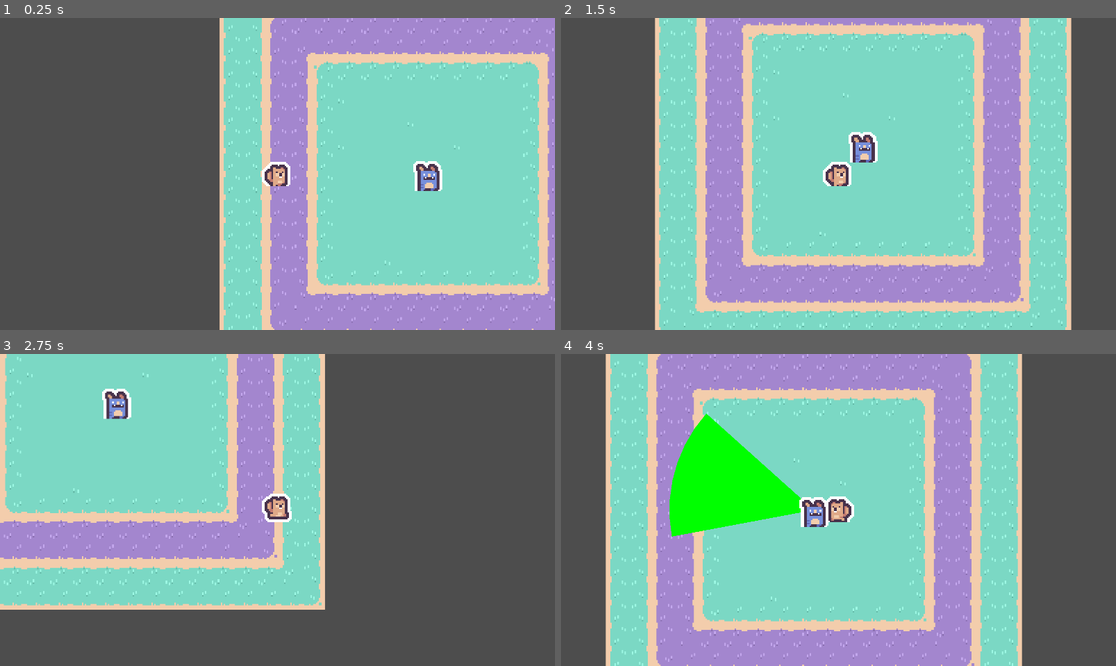
Above: before the commit, frames 1-4 (two rows, left to right).
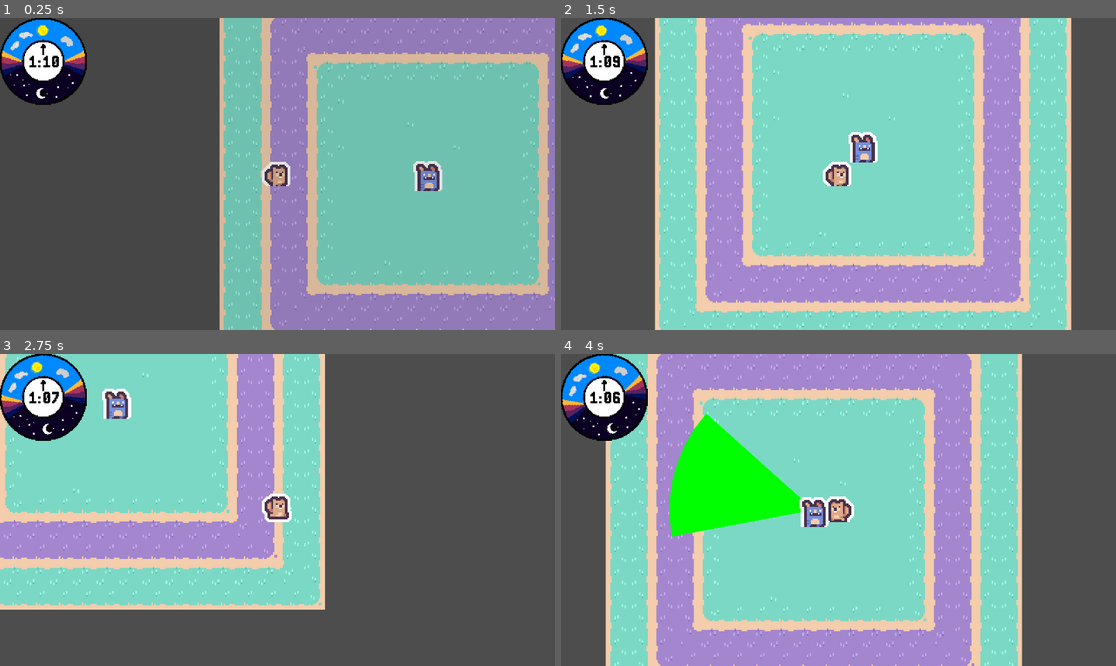
Above: after the commit, the same moments.

Repository: Sosenteam/groundhog-stealth
Game: Godot game, scene res://world.tscn
Two runs of this game, one before a commit and one after it. Both use one fixed random seed, a clock stepped at 60 frames per second and the inputs below.
Inputs:
- Up to frame 1 (0.25 s): no input
- Up to frame 2 (1.5 s): tap Enter at 0.5 s; hold D (move_right) 0.53-1.28 s; hold Space (move_dash) 0.53-1.28 s; hold S (move_down) from 1.28 s (still down); tap Space (move_dash) at 1.35 s
- Up to frame 3 (2.75 s): release S (move_down) at 2.03 s; hold D (move_right) from 2.03 s (still down); hold Space (move_dash) from 2.03 s (still down)
- Up to frame 4 (4 s): release D (move_right) at 2.78 s; release Space (move_dash) at 2.78 s; hold W (move_up) 2.78-3.53 s; tap Space (move_dash) at 2.85 s; hold A (move_left) from 3.53 s (still down); hold Space (move_dash) from 3.53 s (still down)

The runs differ from the first frame. In frame 1, 12% of the frame differs, in the area x 0-100%, y 0-100%; in frame 2, 3.5%; in frame 3, 3.5%; in frame 4, 3.5%.

Commit message:
added start of clock/day-night system, added arrow key controls, talk to beckett if you don't understand

Diff:
--- /dev/null
+++ b/clock.gd
@@ -0,0 +1,65 @@
+extends Node2D
+
+@onready var time_label = $CanvasLayer/TimeLabel
+@onready var innerclock = $CanvasLayer/Outerclock/Innerclock
+@onready var night_effect_panel = $CanvasLayer/NightEffect
+var time_left = 60.0
+var counting_down = false
+var total_time = time_left
+const night_effect_opacity_limit_percent = 0.6
+
+
+#instantiate how long the time goes for - default 60 seconds
+func setup(time) -> void:
+	time_left = time
+	total_time = time
+
+#starts the count down - by default, does not count down
+func start_counting():
+	counting_down = true
+
+func stop_counting():
+	counting_down = false
+
+func set_time_label():
+	var minutes = int(time_left) / 60
+	var seconds = int(time_left) % 60
+	var formatted_time = "%01d:%02d" % [minutes, seconds]
+	time_label.text = formatted_time
+# Called when the node enters the scene tree for the first time.
+func _ready() -> void:
+	set_time_label()
+# Called every frame. 'delta' is the elapsed time since the previous frame.
+func _process(delta: float) -> void:
+	innerclock.rotation_degrees = (time_left/total_time)*360
+	#print(time_left)
+	if (counting_down):
+		if time_left > 0.0:
+			time_left -= delta
+			determine_alpha()
+			set_time_label()
+		else:
+			print(" seconds passed")
+			set_process(false) # Stops the process
+
+#this determines what level of darkness (the opacity of the night effect panel) there is. It's really janky, pelase fix if you are willing or hate it enought to do so (:
+func determine_alpha():
+	var alpha = 0;
+	var stylebox: StyleBoxFlat = night_effect_panel.get_theme_stylebox("panel").duplicate()
+	if (time_left/total_time < 0.2): #this is near end of day
+		alpha = 0
+	elif (time_left/total_time < 0.3):
+		alpha = 0.2
+	elif (time_left/total_time < 0.7):
+		alpha = 0.4
+
+	elif (time_left/total_time < 0.8):
+		alpha = 0.2
+
+	elif (time_left/total_time < 1): #this is start of day
+		alpha = 0
+
+
+
+	stylebox.bg_color = Color(0.0, 0.0, 0.0, alpha)
+	night_effect_panel.add_theme_stylebox_override("panel", stylebox)
--- /dev/null
+++ b/clock.tscn
@@ -0,0 +1,57 @@
+[gd_scene format=3 uid="uid://b8kocq2cywd57"]
+
+[ext_resource type="Texture2D" uid="uid://dlfnbe2mv1cs3" path="res://assets/timer/backgroundclock.png" id="1_4n1wf"]
+[ext_resource type="Script" uid="uid://d0onjk5t8owfn" path="res://clock.gd" id="1_cqx04"]
+[ext_resource type="Texture2D" uid="uid://duj5vos0pbhxd" path="res://assets/timer/outerclock.png" id="2_cqx04"]
+[ext_resource type="Texture2D" uid="uid://bn0wjn301s7jp" path="res://assets/timer/innerclock.png" id="3_c2meu"]
+[ext_resource type="FontFile" uid="uid://cp7khvcr6ixv" path="res://assets/Font.ttf" id="5_c2meu"]
+
+[sub_resource type="StyleBoxFlat" id="StyleBoxFlat_c2meu"]
+bg_color = Color(0.078431375, 0.078431375, 0.078431375, 0.11764706)
+
+[node name="Clock" type="Node2D" unique_id=1746878596]
+script = ExtResource("1_cqx04")
+
+[node name="CanvasLayer" type="CanvasLayer" parent="." unique_id=1188449529]
+scale = Vector2(0.6, 0.6)
+transform = Transform2D(0.6, 0, 0, 0.6, 0, 0)
+
+[node name="NightEffect" type="Panel" parent="CanvasLayer" unique_id=1301420679]
+offset_left = -37.0
+offset_top = -40.0
+offset_right = 1610.0
+offset_bottom = 973.3333
+theme_override_styles/panel = SubResource("StyleBoxFlat_c2meu")
+
+[node name="Backgroundclock" type="TextureRect" parent="CanvasLayer" unique_id=1647490010]
+offset_right = 40.0
+offset_bottom = 40.0
+texture = ExtResource("1_4n1wf")
+metadata/_edit_use_anchors_ = true
+
+[node name="Outerclock" type="TextureRect" parent="CanvasLayer" unique_id=1191897666]
+offset_right = 100.0
+offset_bottom = 100.0
+texture = ExtResource("2_cqx04")
+metadata/_edit_use_anchors_ = true
+
+[node name="Innerclock" type="TextureRect" parent="CanvasLayer/Outerclock" unique_id=614798239]
+layout_mode = 0
+offset_right = 40.0
+offset_bottom = 40.0
+rotation = 6.2831855
+pivot_offset = Vector2(50, 50)
+texture = ExtResource("3_c2meu")
+metadata/_edit_use_anchors_ = true
+
+[node name="TimeLabel" type="Label" parent="CanvasLayer" unique_id=1941909568]
+offset_left = 31.666666
+offset_top = 38.333332
+offset_right = 73.666664
+offset_bottom = 68.33333
+theme_override_colors/font_color = Color(0, 0, 0, 1)
+theme_override_fonts/font = ExtResource("5_c2meu")
+theme_override_font_sizes/font_size = 14
+text = "0:00"
+horizontal_alignment = 1
+vertical_alignment = 1
--- a/world.gd
+++ b/world.gd
@@ -1,4 +1,15 @@
 extends Node2D
 
+@onready var player_node = $Player
+const clock_scene = preload("res://clock.tscn")
+var active_clock: Node
 func _physics_process(delta: float) -> void:
-	pass
+	if player_node.velocity.length() > 0:
+		active_clock.start_counting()
+
+func _ready() -> void:
+
+	#creating clock
+	active_clock = clock_scene.instantiate()
+	active_clock.setup(70.0)
+	add_child(active_clock)
Binary file added: assets/Font.ttf
Not shown, added: assets/Font.ttf.import
Binary file added: assets/timer/backgroundclock.png
Not shown, added: assets/timer/backgroundclock.png.import
Binary file added: assets/timer/innerclock.png
Not shown, added: assets/timer/innerclock.png.import
Binary file added: assets/timer/outerclock.png
Not shown, added: assets/timer/outerclock.png.import
Not shown, added: clock.gd.uid
